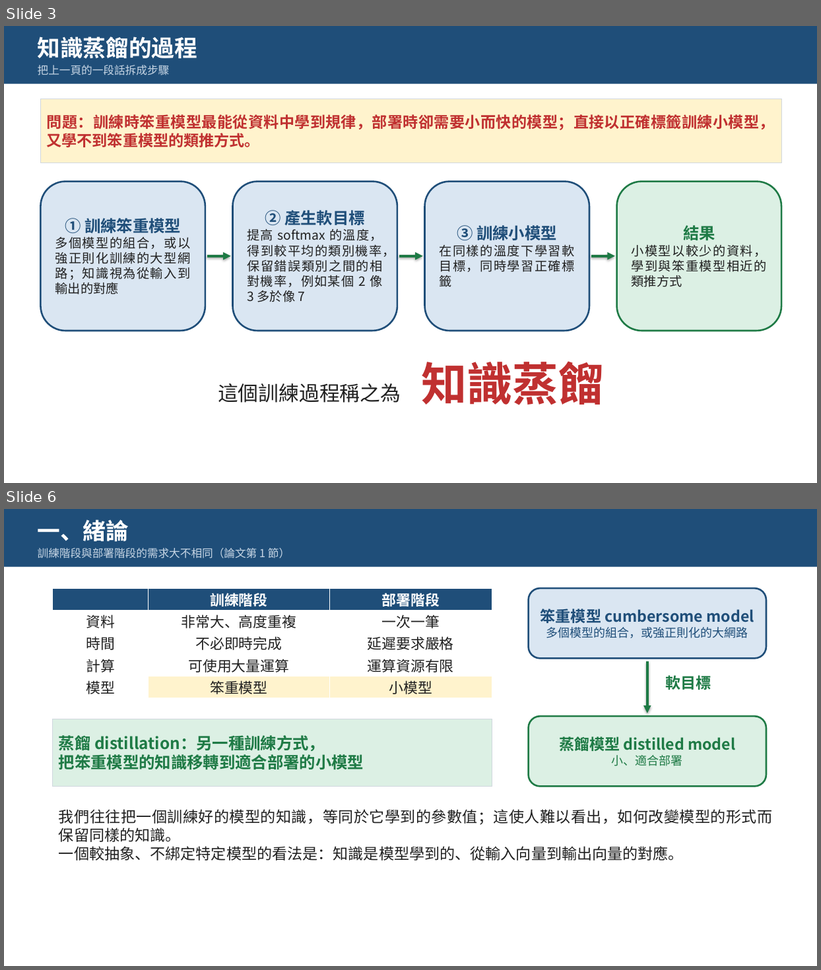
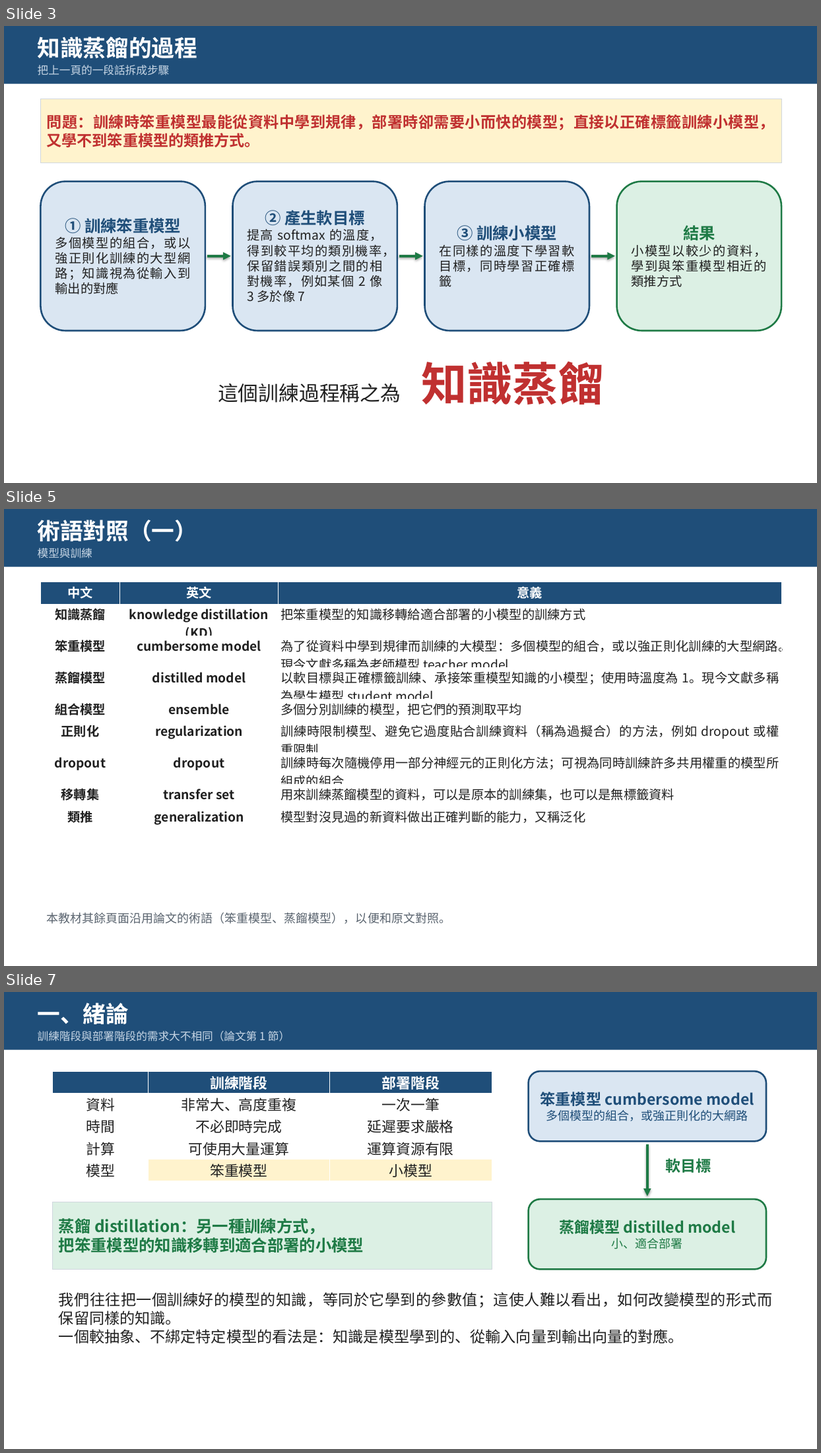
Before and after one commit to pychang-ai/115-1_DLMA, a slide deck: topics/knowledge-distillation/課外主題_知識蒸餾.pptx. Shown one above the other, each under a label of ours: slides 3 and 6 before the commit, slides 3, 5 and 7 after it; the slides between them are not shown. The pictures are 821x970 and 821x1453 pixels, drawn with LibreOffice and Linux fonts; fonts in the diff are those of the drawing. Boxes give left, top, right and bottom in pixels: in the first picture for what was removed or moved away, otherwise in the second. Text is boxed around its words. In the diff, an @@ line names an element or a change of style, - is before the commit and + after.

```diff
--- a/topics/knowledge-distillation/課外主題_知識蒸餾.pptx
+++ b/topics/knowledge-distillation/課外主題_知識蒸餾.pptx
@@ slide 5 added at (x1=4, y1=509, x2=817, y2=966), background #FFFFFF @@
@@ rectangle added at (x1=4, y1=509, x2=817, y2=567), fill #1F4E79 @@
@@ text added at (x1=38, y1=520, x2=198, y2=542), 27 pt, text #FFFFFF, bold @@
+術語對照（一）
@@ text added at (x1=38, y1=548, x2=92, y2=559), 13 pt, text #C7D6E5 @@
+模型與訓練
@@ table added at (x1=40, y1=582, x2=781, y2=828), 9 rows, 3 columns @@
+中文 | 英文 | 意義
+知識蒸餾 | knowledge distillation (KD) | 把笨重模型的知識移轉給適合部署的小模型的訓練方式
+笨重模型 | cumbersome model | 為了從資料中學到規律而訓練的大模型：多個模型的組合，或以強正則化訓練的大型網路。現今文獻多稱為老師模型 teacher model
+蒸餾模型 | distilled model | 以軟目標與正確標籤訓練、承接笨重模型知識的小模型；使用時溫度為 1。現今文獻多稱為學生模型 student model
+組合模型 | ensemble | 多個分別訓練的模型，把它們的預測取平均
+正則化 | regularization | 訓練時限制模型、避免它過度貼合訓練資料（稱為過擬合）的方法，例如 dropout 或權重限制
+dropout | dropout | 訓練時每次隨機停用一部分神經元的正則化方法；可視為同時訓練許多共用權重的模型所組成的組合
+移轉集 | transfer set | 用來訓練蒸餾模型的資料，可以是原本的訓練集，也可以是無標籤資料
+類推 | generalization | 模型對沒見過的新資料做出正確判斷的能力，又稱泛化
@@ text added at (x1=47, y1=913, x2=451, y2=924), 14 pt, text #59636E @@
+本教材其餘頁面沿用論文的術語（笨重模型、蒸餾模型），以便和原文對照。
@@ what was slide 6 is now slide 7 @@
```
Also in this commit, not shown: 5 slides changed, 1 other file.
